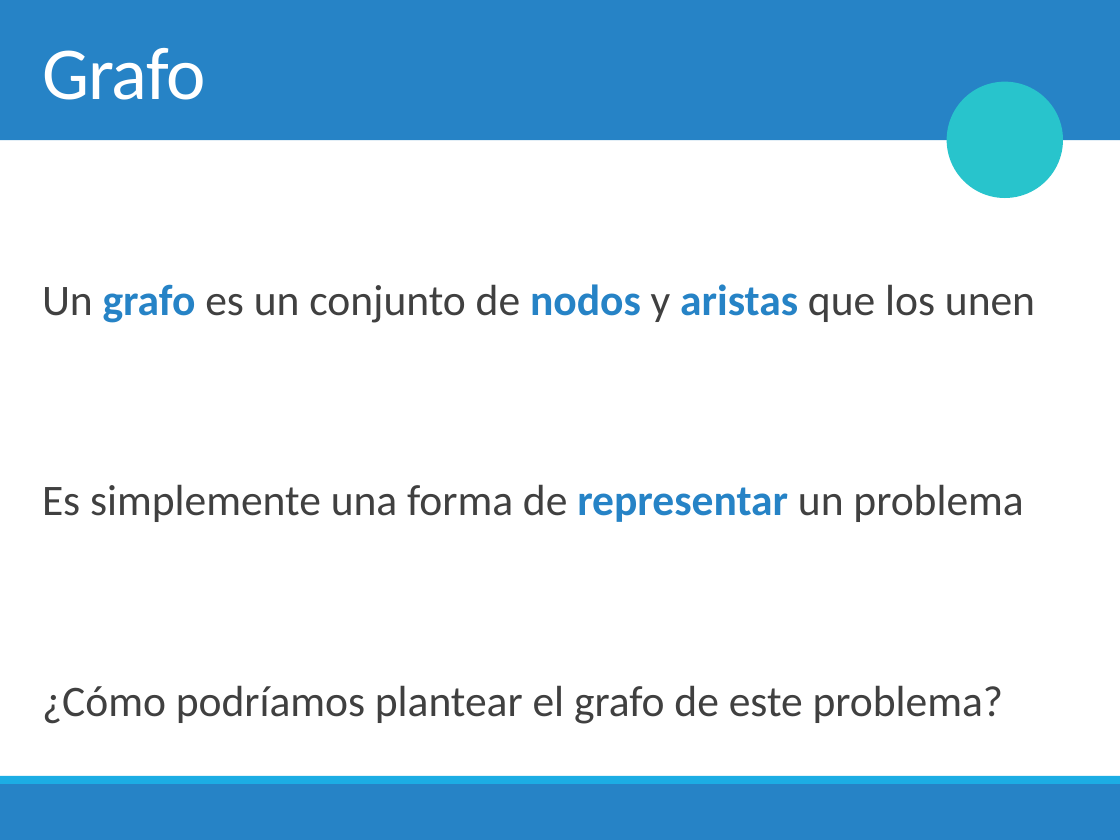
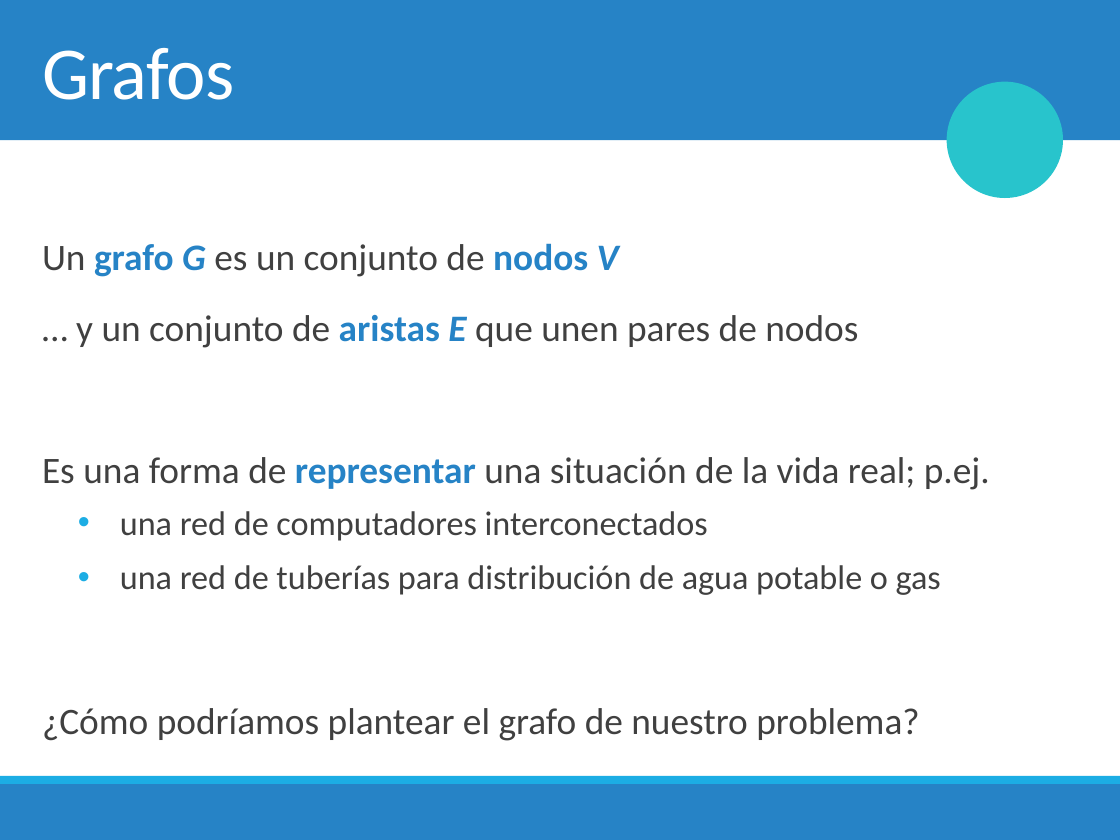
Before and after one commit to mplazadelosreyes/2018-2, a slide deck: slide 4 of Clases/13. Grafos & Depth First Search.pptx. Drawn at 1120x840 pixels with LibreOffice and Linux fonts; fonts in the diff are those of the drawing; background and template pictures are left out. Boxes give left, top, right and bottom in pixels: in the first picture for what was removed or moved away, otherwise in the second. Text is boxed around its words. In the diff, an @@ line names an element or a change of style, - is before the commit and + after.

```diff
--- a/Clases/13. Grafos & Depth First Search.pptx
+++ b/Clases/13. Grafos & Depth First Search.pptx
@@ title at (x1=42, y1=48, x2=235, y2=100): text changed @@
-Grafo
+Grafos
@@ text at (x1=42, y1=243, x2=990, y2=741): text changed; size 28 to 24 pt @@
-Un grafo es un conjunto de nodos y aristas que los unen
-Es simplemente una forma de representar un problema
-¿Cómo podríamos plantear el grafo de este problema?
+Un grafo G es un conjunto de nodos V
+… y un conjunto de aristas E que unen pares de nodos
+Es una forma de representar una situación de la vida real; p.ej.
+  • una red de computadores interconectados
+  • una red de tuberías para distribución de agua potable o gas
+¿Cómo podríamos plantear el grafo de nuestro problema?
```
Also in this commit, not shown: 41 other slides changed, 23 slides added, 1 slide removed, 5 other files.
